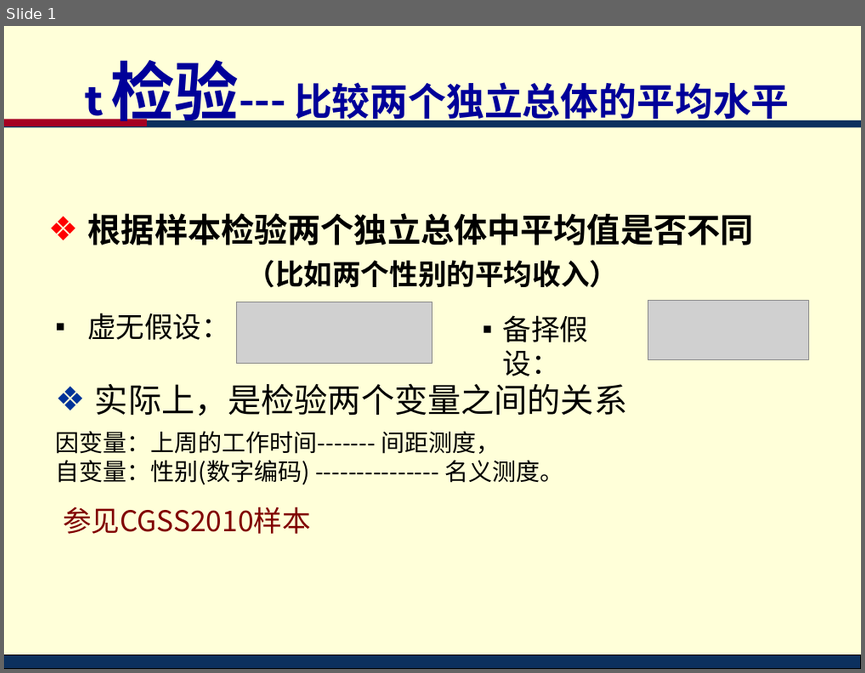
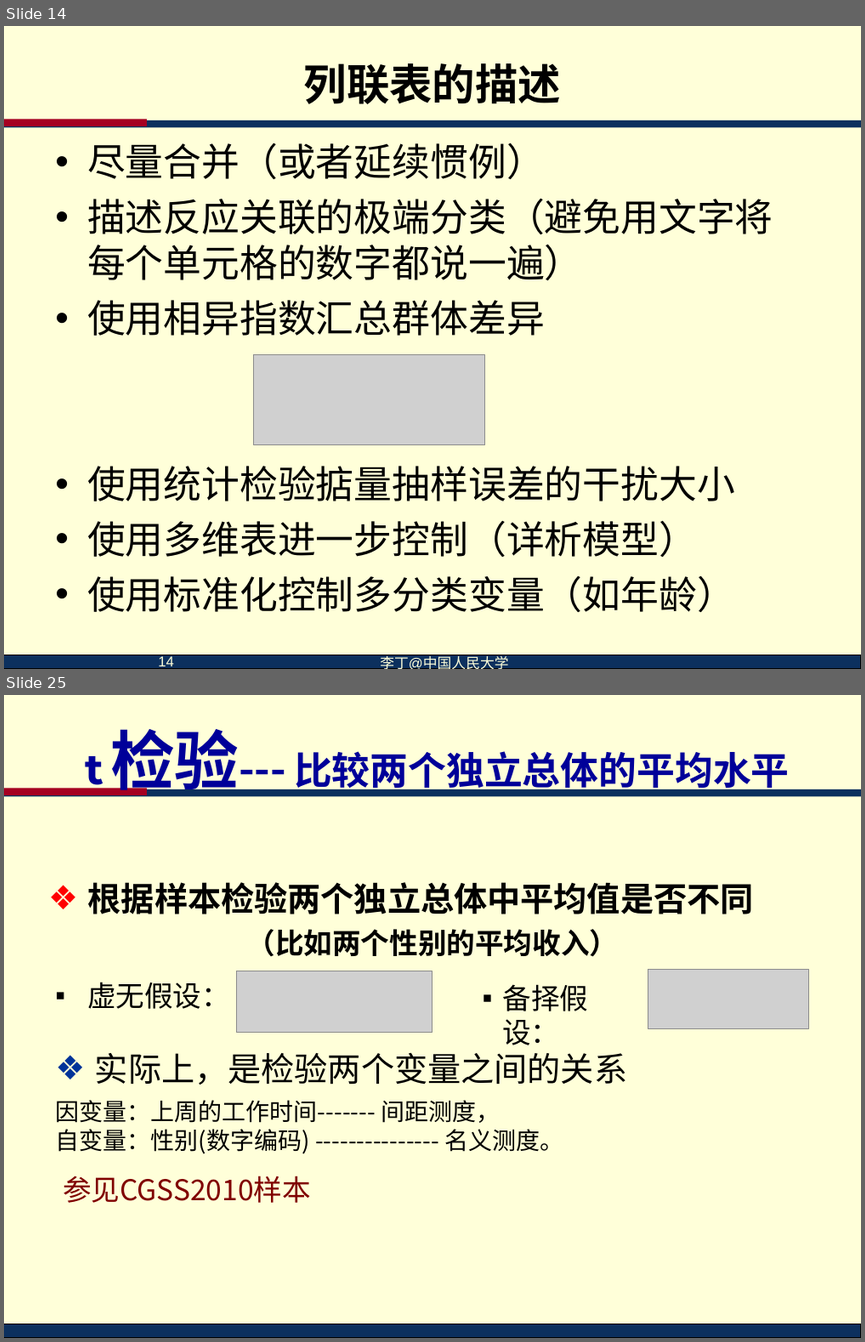
Before and after one commit to lidingruc/2018R, a slide deck: l09test/test.ppt. Shown one above the other, each under a label of ours: slide 1 before the commit, slides 14 and 25 after it; the slides between them are not shown. The pictures are 865x673 and 865x1342 pixels, drawn with LibreOffice and Linux fonts; fonts in the diff are those of the drawing; grey boxes stand for pictures; background and template pictures are left out. Boxes give left, top, right and bottom in pixels: in the first picture for what was removed or moved away, otherwise in the second. Text is boxed around its words. In the diff, an @@ line names an element or a change of style, - is before the commit and + after.

```diff
--- a/l09test/test.ppt
+++ b/l09test/test.ppt
@@ slide 14 added at (4,26,861,669), background #FFFFD9; not listed: 3 template elements that a slide beside it also shows @@
@@ title added at (304,63,561,104), 36 pt, text #000000, bold @@
+列联表的描述
@@ text added at (87,142,773,612), 32 pt, text #000000 @@
+• 尽量合并（或者延续惯例）
+• 描述反应关联的极端分类（避免用文字将每个单元格的数字都说一遍）
+• 使用相异指数汇总群体差异
+• 使用统计检验掂量抽样误差的干扰大小
+• 使用多维表进一步控制（详析模型）
+• 使用标准化控制多分类变量（如年龄）
@@ picture added at (254,354,484,444) @@
@@ page number added at (158,654,174,669), 12 pt, text #FFFFD9 @@
+14
@@ text added at (380,653,508,669), 12 pt, text #FFFFD9 @@
+李丁@中国人民大学
@@ what was slide 1 is now slide 25 @@
```
Also in this commit, not shown: 1 slide changed, 23 other slides added, 48 other files.
